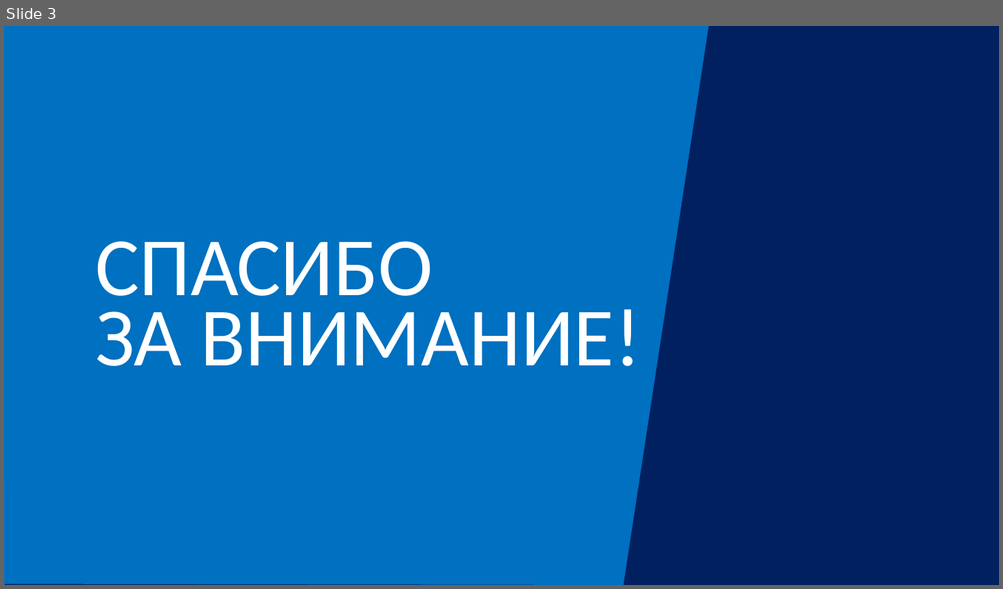
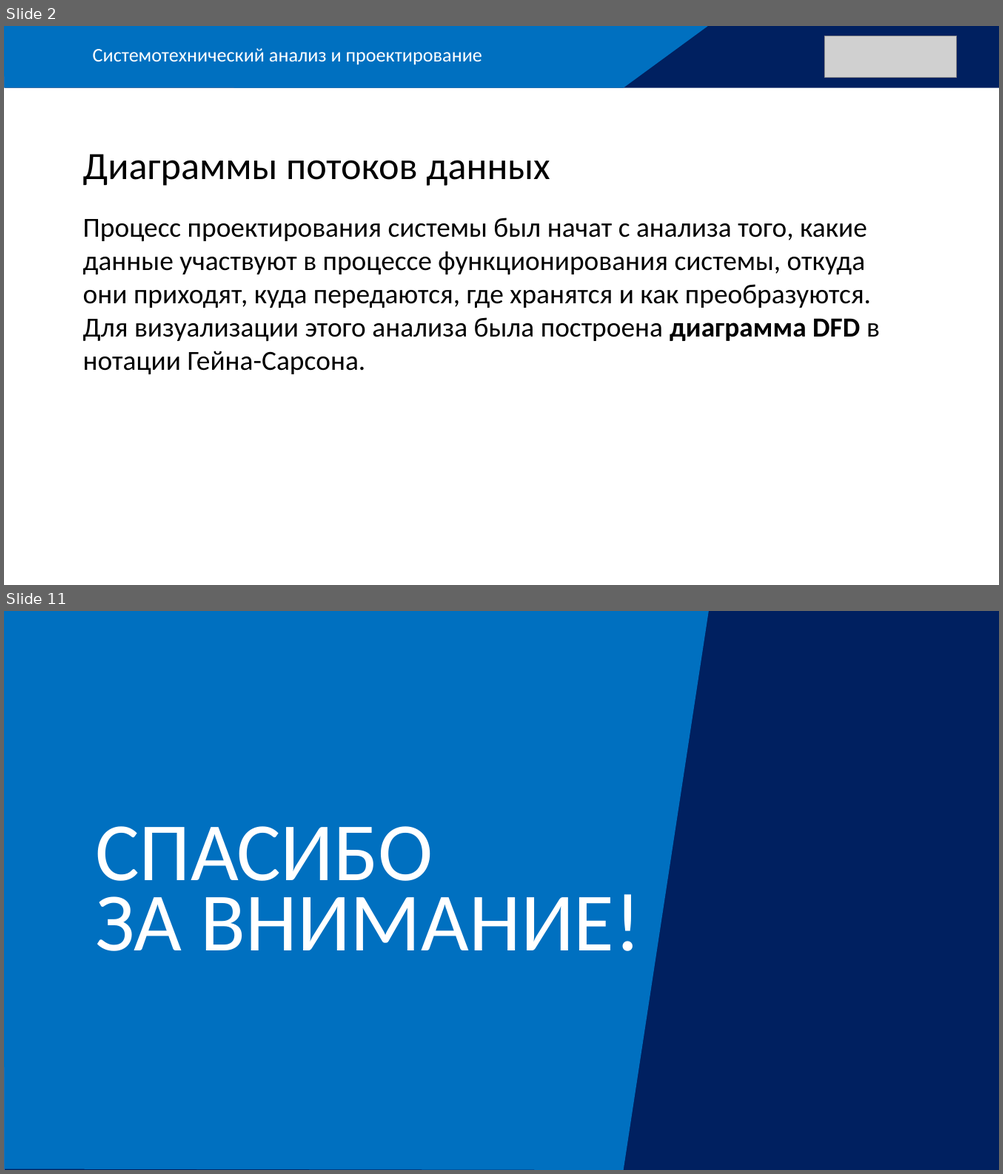
Before and after one commit to kostasmov/SevSU, a slide deck: 8 семестр/ПпЦП/Итоговая презентация.pptx. Shown one above the other, each under a label of ours: slide 3 before the commit, slides 2 and 11 after it; the slides between them are not shown. The pictures are 1003x589 and 1003x1174 pixels, drawn with LibreOffice and Linux fonts; fonts in the diff are those of the drawing; grey boxes stand for pictures. Boxes give left, top, right and bottom in pixels: in the first picture for what was removed or moved away, otherwise in the second. Text is boxed around its words. In the diff, an @@ line names an element or a change of style, - is before the commit and + after.

```diff
--- a/8 семестр/ПпЦП/Итоговая презентация.pptx
+++ b/8 семестр/ПпЦП/Итоговая презентация.pptx
@@ slide 2 added at [4, 26, 999, 585], background #FFFFFF @@
@@ rectangle added at [4, 26, 999, 87], fill #002060 @@
@@ freeform shape added at [4, 26, 708, 87], fill #0070C0 @@
@@ picture added at [825, 36, 956, 78] @@
@@ text added at [93, 48, 482, 65], 14 pt, text #FFFFFF @@
+Системотехнический анализ и проектирование
@@ text added at [83, 154, 879, 375], 20 pt, text #000000 @@
+Диаграммы потоков данных
+Процесс проектирования системы был начат с анализа того, какие данные участвуют в процессе функционирования системы, откуда они приходят, куда передаются, где хранятся и как преобразуются. Для визуализации этого анализа была построена диаграмма DFD в нотации Гейна-Сарсона.
@@ what was slide 3 is now slide 11 @@
```
Also in this commit, not shown: 1 slide changed, 8 other slides added, 1 slide removed, 31 other files.
